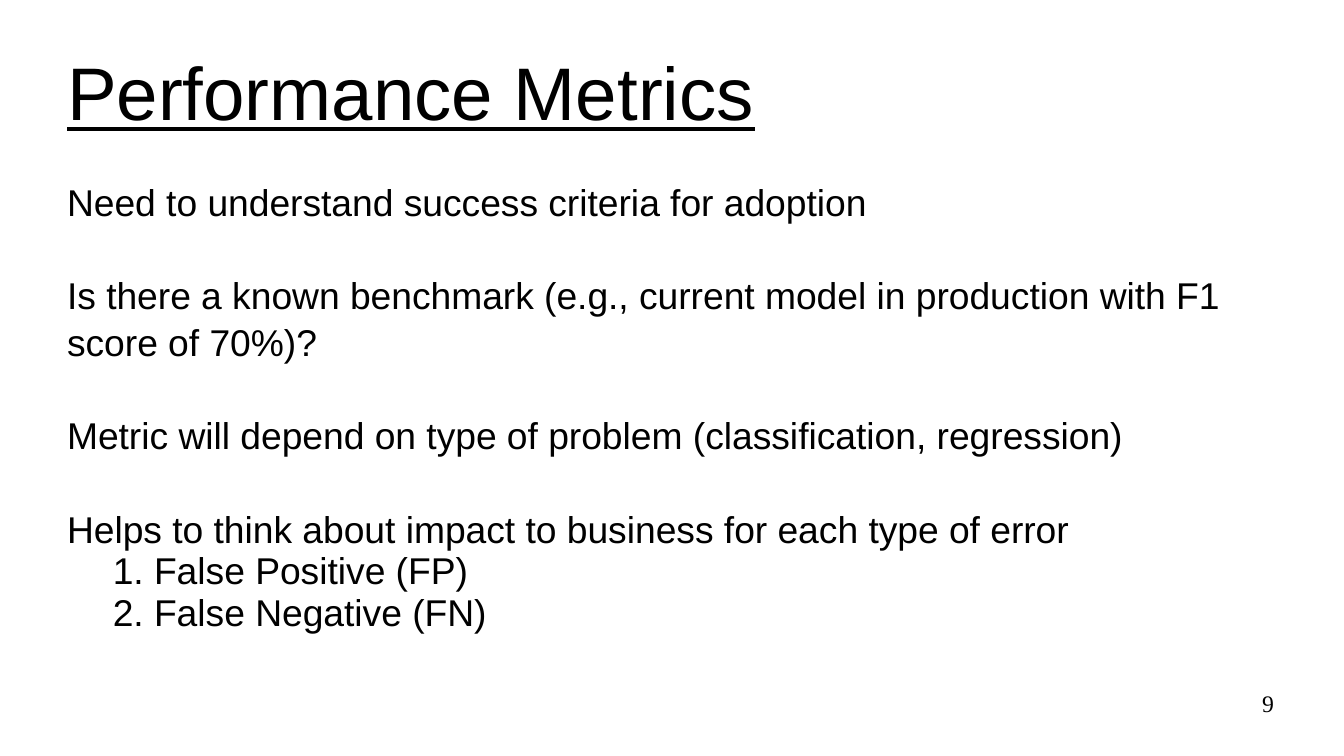
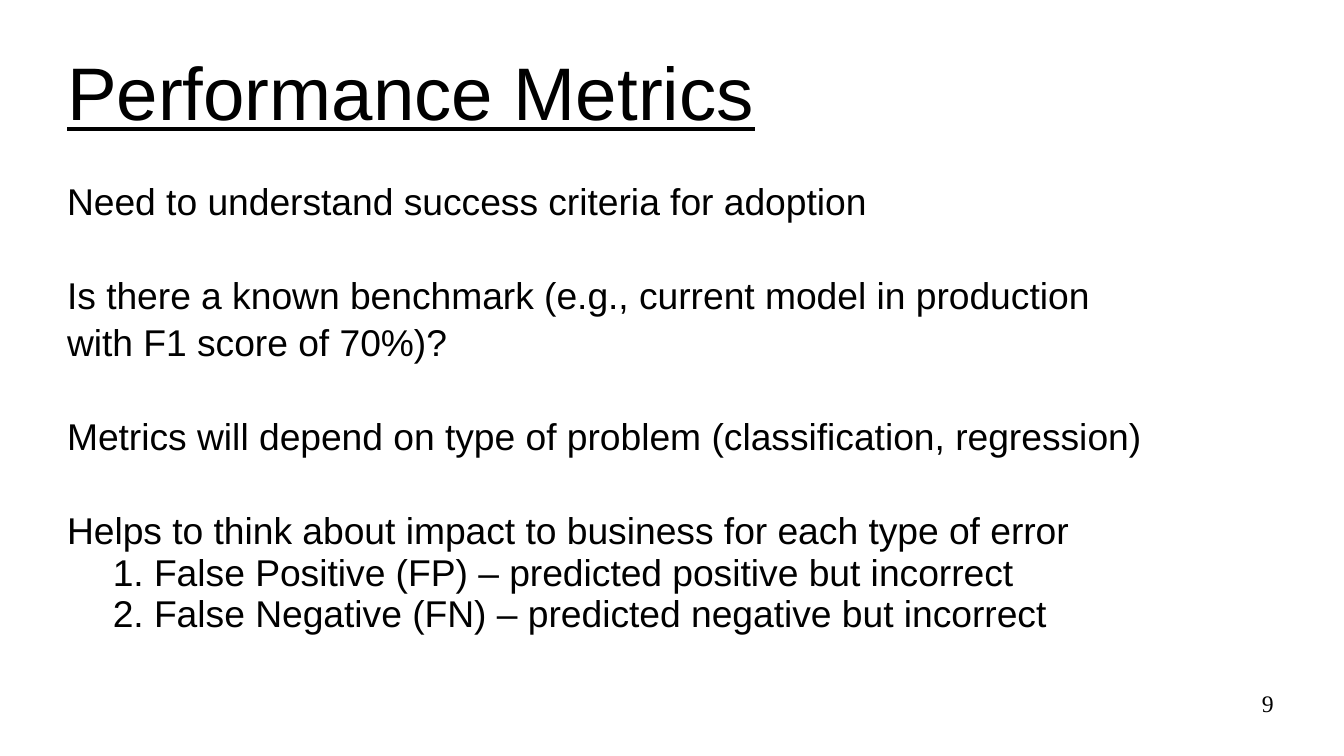
Before and after one commit to UVADS/ds6011, a slide deck: slide 9 of 03_ml_problem_framing.ppt. Drawn at 1344x756 pixels with LibreOffice and Linux fonts; fonts in the diff are those of the drawing. Boxes give left, top, right and bottom in pixels: in the first picture for what was removed or moved away, otherwise in the second. Text is boxed around its words. In the diff, an @@ line names an element or a change of style, - is before the commit and + after.

Commit message:
updates to ml problem framing

```diff
--- a/03_ml_problem_framing.ppt
+++ b/03_ml_problem_framing.ppt
@@ subtitle at box(67, 282, 1141, 635): text changed @@
-Is there a known benchmark (e.g., current model in production with F1
-score of 70%)?
-Metric will depend on type of problem (classification, regression)
-Helps to think about impact to business for each type of error
-1. False Positive (FP)
-2. False Negative (FN)
+Is there a known benchmark (e.g., current model in production
+with F1 score of 70%)?
+Metrics will depend on type of problem (classification, regression)
+Helps to think about impact to business for each type of error
+1. False Positive (FP) – predicted positive but incorrect
+2. False Negative (FN) – predicted negative but incorrect
```
Also in this commit, not shown: 6 other slides changed, 4 slides added, 1 slide removed, 1 other file.
